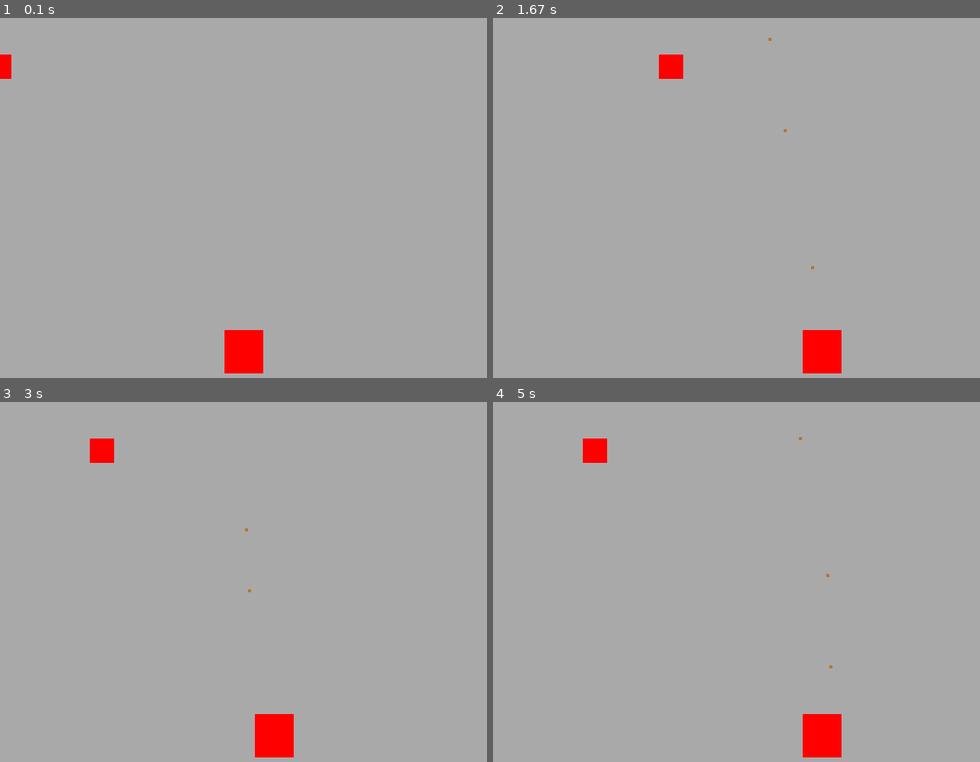
Above: before the commit, frames 1-4 (two rows, left to right).
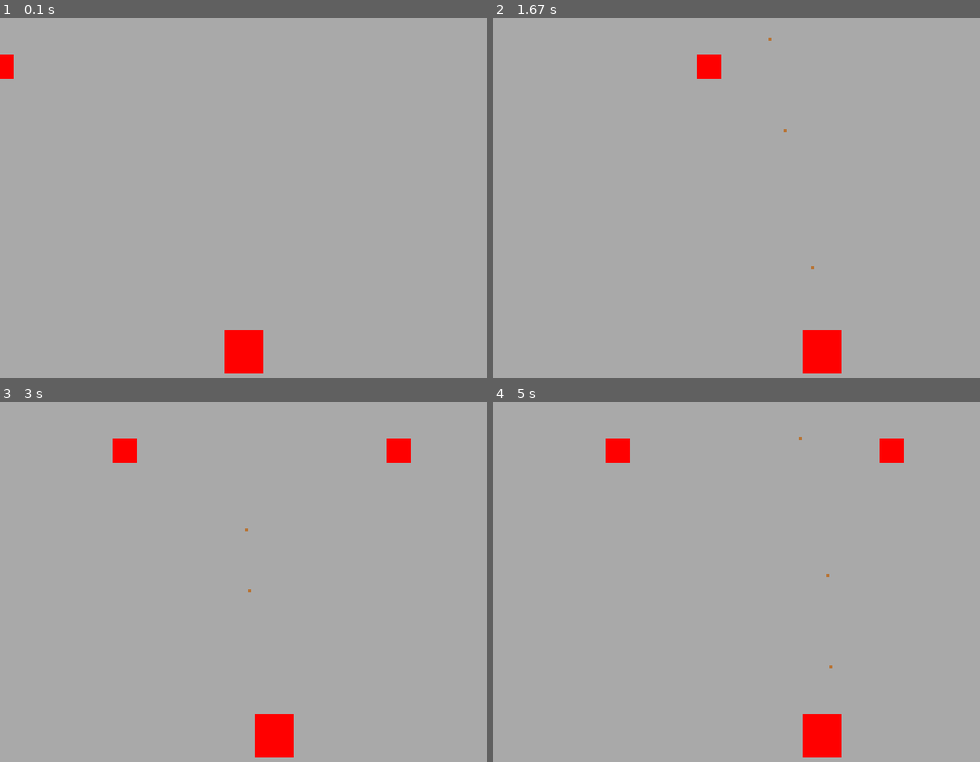
Above: after the commit, the same moments.

Repository: 25-26-1AHIF/pygameproject-JahrmarktBumm_Teodor_Simon
Game: pygame game, started from main.py
The game is run twice, just before and just after one commit, with the same random seed, the same clock (stepped at 60 frames per second) and the same inputs.
Inputs:
- Up to frame 1 (0.1 s): no input
- Up to frame 2 (1.67 s): tap Space at 0.33, 0.73, 1.03, 1.23, 1.53 s; hold D 0.67-1.13 s; hold D 1.17-1.63 s
- Up to frame 3 (3 s): hold A 1.67-2.2 s; tap Space at 1.73, 2.03, 2.3, 2.6, 2.73 s; hold A 2.23-2.63 s; hold D from 2.67 s (still down)
- Up to frame 4 (5 s): tap Space at 3.03, 3.4, 3.7, 3.9, 4.2, 4.4, 4.7, 4.9 s; release D at 3.3 s; hold A 3.33-3.8 s; hold D 3.83-4.3 s; hold D 4.33-4.8 s; hold A from 4.83 s (still down)

The runs differ from the first frame. In frame 1, less than 0.1% of the frame differs, in the area x 2-3%, y 10-17%; in frame 2, 0.7%; in frame 3, 1.0%, in the area x 18-85%, y 10-17%; in frame 4, 1.0%.

Commit message:
Target schneller gemacht

Diff:
--- a/game/target.py
+++ b/game/target.py
@@ -10,7 +10,7 @@
         self.x_pos = -self.width
         self.y_pos = 50
         self.direction = 1
-        self.speed = 2.5
+        self.speed = 3
 
     def get_rect(self):
         return pygame.Rect(self.x_pos, self.y_pos, self.width, self.height)
--- a/main.py
+++ b/main.py
@@ -45,7 +45,7 @@
         # KI Ende
 
         # Neu zeichnen der Grafiken
-        screen.fill("darkgray")
+        screen.fill("darkgrey")
         player_object.update_and_draw(frame_counter)
 
         # KI Google Gemini Anfang
